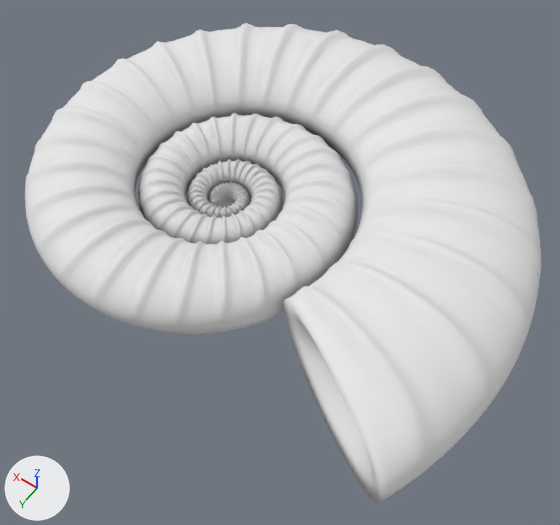
A saved change to the glTF model assets/p6a50/m08_ammonite.glb.
Camera for both pictures: a 50 mm camera at (-0.11, 0.134, 0.254) aimed at (-0.008, -0.008, 0.03). The axes (+X, +Y, +Z) are drawn at lower left. The lights are the same throughout. The first picture is the older version.

Names of what the first picture shows: 'M08_Ammonite'.
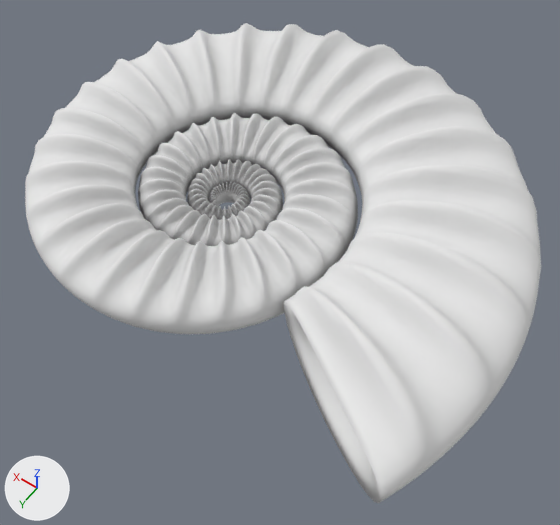
What differs and where, as boxes (x1, y1, x2, y2) in the pictures (560 x 525 px; the box of a moved part takes in the faces that stretch with it):
part 1 of me_m08_costate_shell, moved or reshaped
    before: (312, 224, 472, 412)
    after: (311, 235, 469, 421)
part 2 of me_m08_costate_shell, moved or reshaped
    before: (147, 32, 508, 432)
    after: (148, 39, 505, 440)
part 3 of me_m08_costate_shell, moved or reshaped
    before: (43, 27, 521, 463)
    after: (45, 32, 519, 467)
part 4 of me_m08_costate_shell, moved or reshaped
    before: (36, 27, 531, 468)
    after: (37, 29, 530, 472)
part 5 of me_m08_costate_shell, moved or reshaped
    before: (26, 25, 538, 482)
    after: (27, 27, 537, 485)
part 6 of me_m08_costate_shell, moved or reshaped
    before: (25, 23, 541, 493)
    after: (25, 23, 541, 494)
part 7 of me_m08_costate_shell, recoloured
    before: (31, 26, 503, 390)
    after: (35, 26, 503, 418)

Diff of the bpy script that builds the scene:
```diff
--- a/assets/p6a50/m08_ammonite.glb.py
+++ b/assets/p6a50/m08_ammonite.glb.py
@@ me_m08_costate_shell @@
 me_m08_costate_shell.from_pydata(...)  # 35520 vertices, 71036 faces; spans x -0.097..0.101, y -0.114..0.054, z 0.03..0.068
 # used by ob_m08_ammonite; location = (0.0, 0.0, 0.0)
+# me_m08_costate_shell part 1: 23 of the vertices in x -0.071..-0.051, y -0.029..0.039, z 0.061..0.065 are moved by (0.0, 0.0, -0.006)
+# me_m08_costate_shell part 2: 180 of the vertices in x -0.077..0.077, y -0.092..0.042, z 0.059..0.065 are moved by (0.0, 0.0, -0.005)
+# me_m08_costate_shell part 3: 461 of the vertices in x -0.083..0.088, y -0.101..0.046, z 0.054..0.065 are moved by (0.0, 0.0, -0.004)
+# me_m08_costate_shell part 4: 882 of the vertices in x -0.088..0.095, y -0.106..0.048, z 0.049..0.065 are moved by (0.0, 0.0, -0.003)
+# me_m08_costate_shell part 5: 2178 of the vertices in x -0.092..0.098, y -0.109..0.051, z 0.043..0.066 are moved by (0.0, 0.0, -0.002)
+# me_m08_costate_shell part 6: 4705 of the vertices in x -0.095..0.1, y -0.112..0.052, z 0.04..0.067 are moved by (0.0, 0.0, -0.001)
+# me_m08_costate_shell part 7: 21768 kept faces spanning x -0.091..0.098, y -0.109..0.049, z 0.036..0.068 get new vertex colours
 me_m08_costate_shell.materials.append(mat_m08_warm_fossil_ivory)
```
